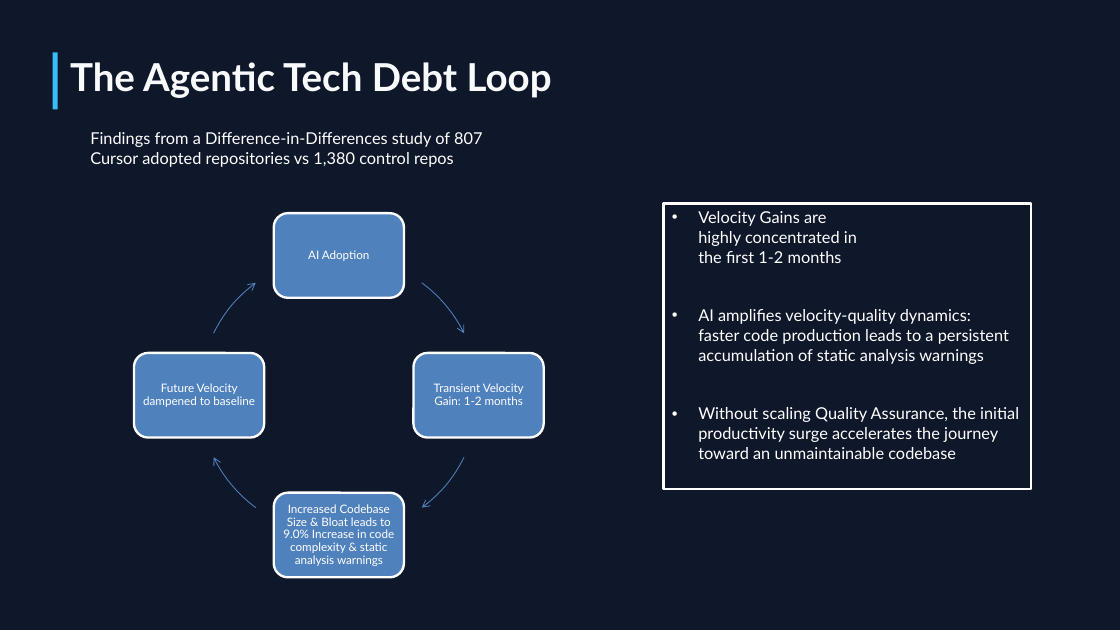
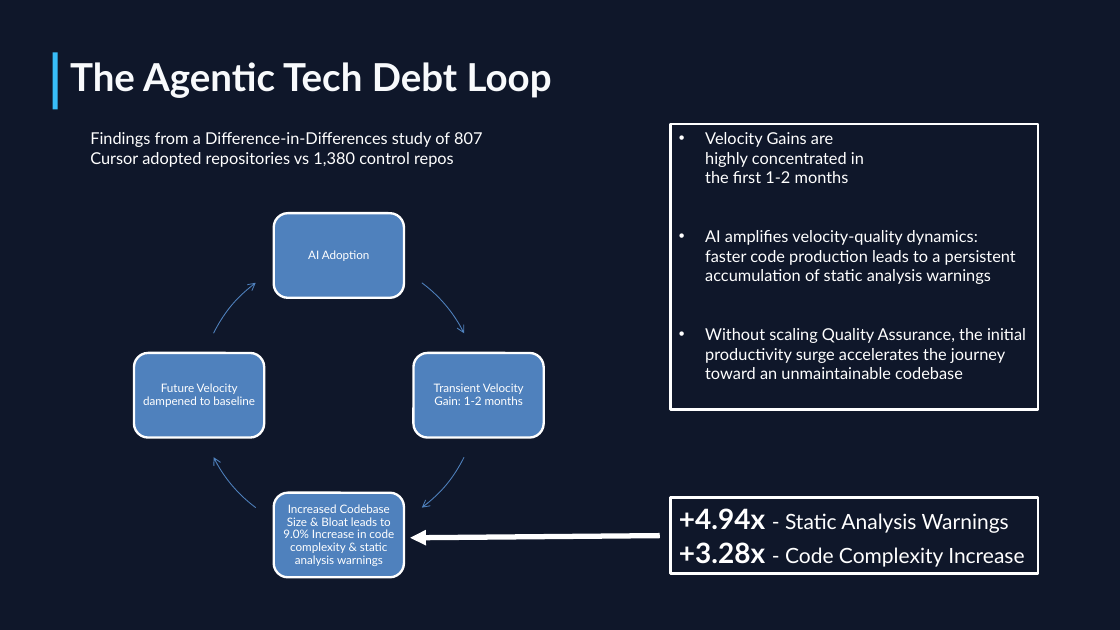
Before and after one commit to isaacrlevin/levin-talks, a slide deck: slide 26 of Navigating the New .NET Developer Experience.pptx. Drawn at 1120x630 pixels with LibreOffice and Linux fonts; fonts in the diff are those of the drawing. Boxes give left, top, right and bottom in pixels: in the first picture for what was removed or moved away, otherwise in the second. Text is boxed around its words. In the diff, an @@ line names an element or a change of style, - is before the commit and + after.

```diff
--- a/Navigating the New .NET Developer Experience.pptx
+++ b/Navigating the New .NET Developer Experience.pptx
@@ rectangle "Velocity Gains are highly concentrated ...": place and size @@
-rectangle "Velocity Gains are highly concentrated ..." at box(664, 203, 1031, 489)
+rectangle "Velocity Gains are highly concentrated ..." at box(670, 124, 1038, 410)
@@ rectangle added at box(670, 497, 1038, 574), outline #FFFFFF 2.25 pt, 18 pt, text #FFFFFF @@
++4.94x - Static Analysis Warnings
++3.28x - Code Complexity Increase
@@ arrow added from (660, 536) to (410, 538), #FFFFFF 4.5 pt @@
```
Also in this commit, not shown: 1 other slide changed, 1 slide removed, 4 other files.
